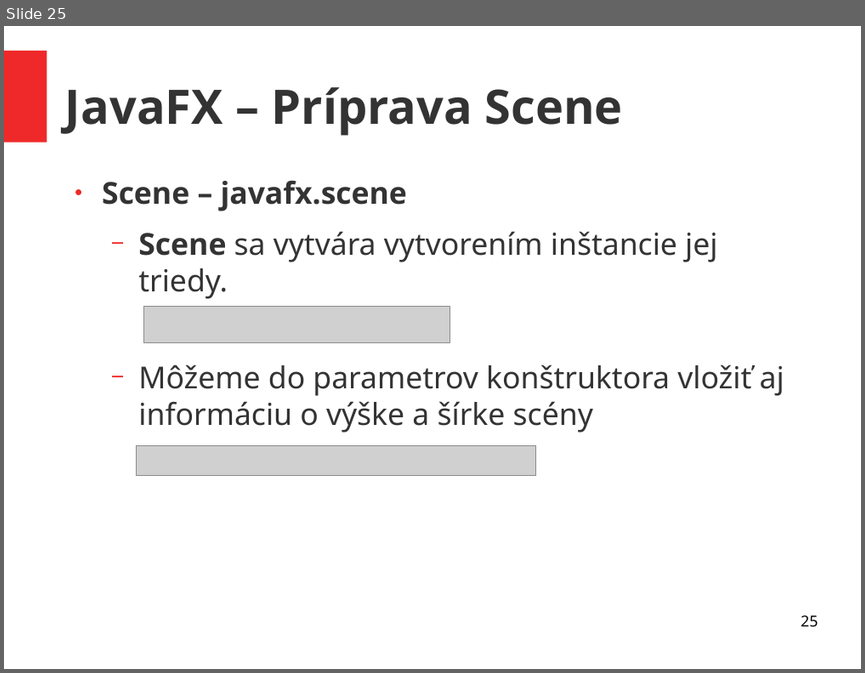
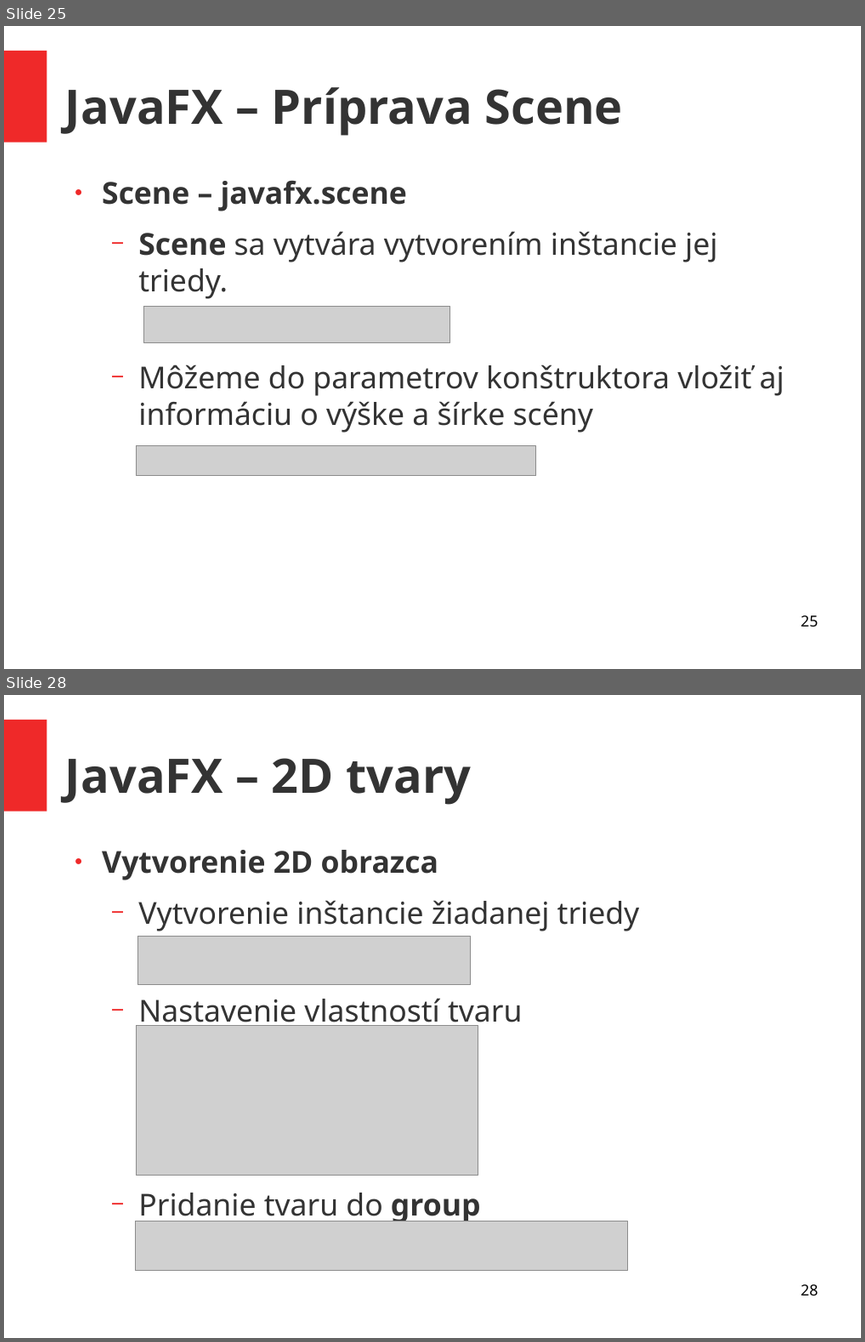
Before and after one commit to ukf-michalkohutek/prezentacia, a slide deck: seminar2.odp. Shown one above the other, each under a label of ours: slide 25 before the commit, slides 25 and 28 after it; the slides between them are not shown. The pictures are 865x673 and 865x1342 pixels, drawn with LibreOffice and Linux fonts; fonts in the diff are those of the drawing; grey boxes stand for pictures. Boxes give left, top, right and bottom in pixels: in the first picture for what was removed or moved away, otherwise in the second. Text is boxed around its words. In the diff, an @@ line names an element or a change of style, - is before the commit and + after.

```diff
--- a/seminar2.odp
+++ b/seminar2.odp
@@ slide 28 added at (4,695,861,1338), background #FFFFFF; not listed: 1 template element that a slide beside it also shows @@
@@ title added at (65,758,472,805), 44 pt, text #333333, bold @@
+JavaFX – 2D tvary
@@ text added at (102,850,640,1224), 28 pt, text #333333 @@
+● Vytvorenie 2D obrazca
+  − Vytvorenie inštancie žiadanej triedy
+  − Nastavenie vlastností tvaru
+  − Pridanie tvaru do group
@@ picture added at (137,936,471,985) @@
@@ picture added at (136,1026,478,1175) @@
@@ picture added at (136,1220,628,1270) @@
@@ page number added at (800,1284,817,1295), 14 pt, text #000000 @@
+28
```
Also in this commit, not shown: 3 other slides added, 1 other file.
